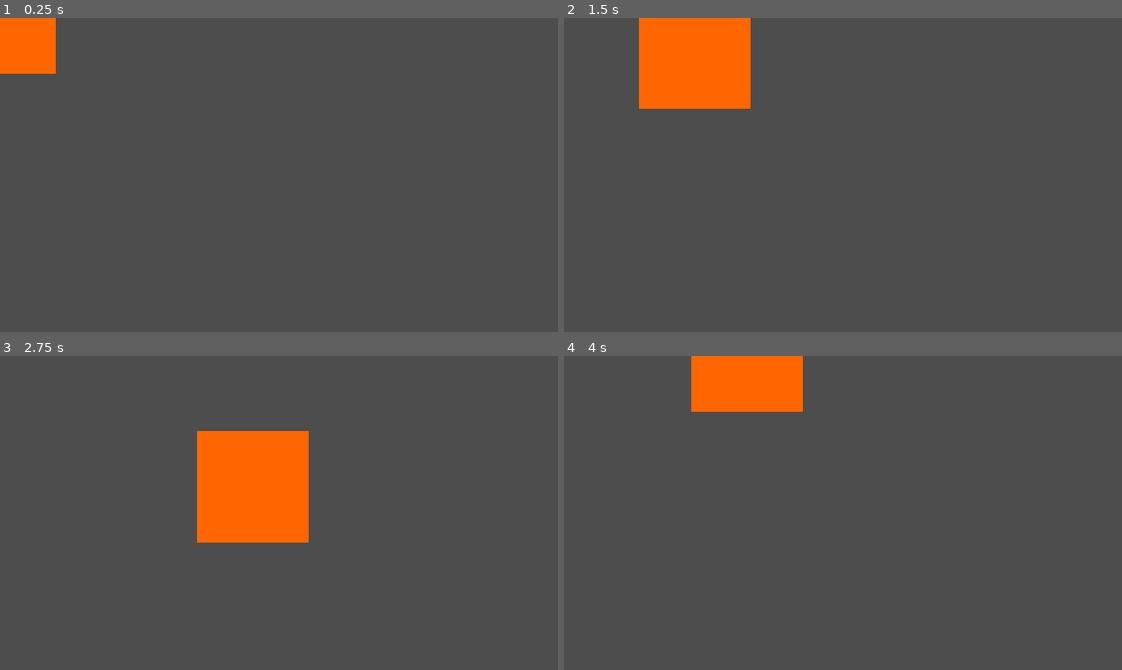
Above: before the commit, frames 1-4 (two rows, left to right).
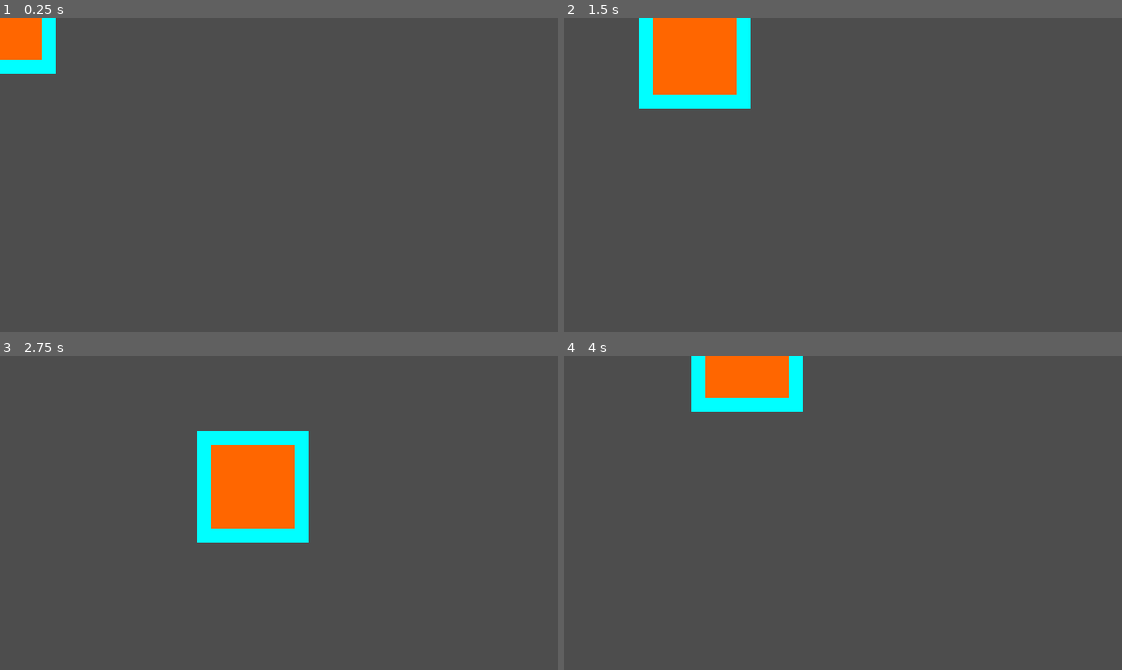
Above: after the commit, the same moments.

Repository: thejoshyee/sarimanok-game
Game: Godot game, scene res://weapons/tests/weapon_manager_test.tscn
The game is run twice, just before and just after one commit, with the same random seed, the same clock (stepped at 60 frames per second) and the same inputs. This scene is started directly instead of the project's main scene.
Inputs:
- Up to frame 1 (0.25 s): no input
- Up to frame 2 (1.5 s): tap Enter (ui_accept) at 0.5, 0.77 s; hold Right (move_right) 0.53-1.28 s; hold 1 0.53-1.28 s; tap 2 at 0.8, 1.35 s; hold S (move_down) from 1.28 s (still down)
- Up to frame 3 (2.75 s): tap Enter (ui_accept) at 1.52 s; tap R at 1.55, 2.1 s; release S (move_down) at 2.03 s; hold Right (move_right) from 2.03 s (still down); hold 1 from 2.03 s (still down)
- Up to frame 4 (4 s): release Right (move_right) at 2.78 s; release 1 at 2.78 s; hold Up (move_up) 2.78-3.53 s; tap 1 at 2.85 s; tap Enter (ui_accept) at 3.02, 3.77 s; tap 2 at 3.05 s; hold A (move_left) from 3.53 s (still down); hold 2 from 3.53 s (still down); tap R at 3.8 s

The runs differ from the first frame. In frame 1, 0.8% of the frame differs, in the area x 0-10%, y 0-18%; in frame 2, 2.1%; in frame 3, 3.1%, in the area x 35-56%, y 23-60%; in frame 4, 1.6%.

Commit message:
feat(weapons): complete AOE weapon integration with test scene and bug fixes

Diff:
--- /dev/null
+++ b/game/scenes/tests/aoe_weapon_test.tscn
@@ -0,0 +1,11 @@
+[gd_scene format=3 uid="uid://cru3yf1ys3qpa"]
+
+[ext_resource type="Script" uid="uid://bsmq7c8jkexhy" path="res://scripts/tests/aoe_weapon_test.gd" id="1_hn8us"]
+[ext_resource type="PackedScene" uid="uid://cpkbwqsncisvf" path="res://scenes/player/player.tscn" id="2_et60n"]
+
+[node name="AOEWeaponTest" type="Node2D" unique_id=1803364470]
+script = ExtResource("1_hn8us")
+
+[node name="SarimanokPlayer" parent="." unique_id=104211995 instance=ExtResource("2_et60n")]
+
+[node name="Camera2D" type="Camera2D" parent="." unique_id=1050198999]
--- /dev/null
+++ b/game/scripts/tests/aoe_weapon_test.gd
@@ -0,0 +1,100 @@
+extends Node2D
+
+# === REFERENCES ===
+# We'll get the player node from the scene tree (we'll add it to the scene later)
+@onready var player: CharacterBody2D = $SarimanokPlayer
+# WeaponManager is a child of Player (already set up in player.tscn)
+@onready var weapon_manager: WeaponManager = $SarimanokPlayer/WeaponManager
+
+# === WEAPON DATA ===
+# Preload the .tres resources so we can add weapons at runtime
+var wing_slap_data: WeaponData = preload("res://weapons/data/wing_slap.tres")
+var flame_wing_data: WeaponData = preload("res://weapons/data/flame_wing.tres")
+
+# === TEST ENEMY SCENE ===
+# We'll spawn these at known distances to test AOE radius
+var test_enemy_scene: PackedScene = preload("res://scenes/enemies/test_enemy.tscn")
+
+# Track spawned enemies so we can clean them up and respawn
+var spawned_enemies: Array = []
+
+func _ready() -> void:
+	# Add both AOE weapons to the player's WeaponManager
+	# add_weapon() handles instantiation and slotting automatically
+	weapon_manager.add_weapon(wing_slap_data)
+	weapon_manager.add_weapon(flame_wing_data)
+	print("[TEST] Added Wing Slap and Flame Wing weapons")
+
+	# Spawn enemies at known distances so we can verify AOE radius
+	_spawn_test_enemies()
+
+	# Print controls so we know what keys do what
+	print("[TEST] Controls:")
+	print("  1 = Upgrade Wing Slap")
+	print("  2 = Upgrade Flame Wing")
+	print("  R = Respawn enemies")
+
+	# Make weapon visuals semi-transparent so we can see enemies through them
+	for slot_index in range(weapon_manager.MAX_WEAPONS):
+		var weapon = weapon_manager.weapon_slots[slot_index]
+		if weapon and weapon is AOECircleWeapon:
+			weapon.placeholder.modulate.a = 0.3
+
+
+
+func _spawn_test_enemies() -> void:
+	# Distances chosen to test AOE boundaries clearly:
+	# 40px = inside both weapons (Flame Wing 48, Wing Slap 64)
+	# 70px = inside Wing Slap only (edge at 54 < 64, but > 48)
+	# 100px = outside both (edge at 84 > 64)
+	var distances := [40.0, 70.0, 100.0]
+	var directions := [Vector2.UP, Vector2.DOWN, Vector2.LEFT, Vector2.RIGHT]
+
+	for dist in distances:
+		for dir in directions:
+			var enemy = test_enemy_scene.instantiate()
+			enemy.position = player.position + (dir * dist)
+			enemy.speed = 0.0
+			# High HP so enemies survive multiple hits -- lets us observe the pattern
+			enemy.base_max_hp = 999
+			enemy.hp = 999
+			add_child(enemy)
+			enemy.on_spawn()
+			spawned_enemies.append(enemy)
+
+	print("[TEST] Spawned %d enemies at distances 40/70/100px" % spawned_enemies.size())
+
+
+
+# _unhandled_input fires for any key NOT consumed by the UI system
+# _unhandled_input instead of _input: avoids conflicts if UI elements exist
+func _unhandled_input(event: InputEvent) -> void:
+	if event is InputEventKey and event.pressed:
+		match event.keycode:
+			KEY_1:
+				# Upgrade Wing Slap through levels 1→2→3→4→5
+				weapon_manager.upgrade_weapon("wing_slap")
+				var w = weapon_manager.get_weapon_by_id("wing_slap")
+				if w:
+					print("[TEST] Wing Slap upgraded to level %d (dmg: %d)" % [w.level, w.damage])
+			KEY_2:
+				# Upgrade Flame Wing through levels 1→2→3→4→5
+				weapon_manager.upgrade_weapon("flame_wing")
+				var w = weapon_manager.get_weapon_by_id("flame_wing")
+				if w:
+					print("[TEST] Flame Wing upgraded to level %d (dmg: %d)" % [w.level, w.damage])
+			KEY_R:
+				# Clear dead/existing enemies and spawn fresh ones
+				_respawn_enemies()
+
+
+func _respawn_enemies() -> void:
+	# Remove all existing test enemies from the scene
+	for enemy in spawned_enemies:
+		if is_instance_valid(enemy):
+			enemy.queue_free()
+	spawned_enemies.clear()
+
+	# Spawn fresh enemies at the same distances
+	_spawn_test_enemies()
+	print("[TEST] Enemies respawned!")
--- a/game/weapons/scripts/aoe_circle_weapon.gd
+++ b/game/weapons/scripts/aoe_circle_weapon.gd
@@ -18,10 +18,6 @@
 func _ready() -> void:
 	# Call parent _ready() first - sets up cooldown timer and validates weapon_data
 	super._ready()
-
-	# Set the collision shape's radius to match our base_radius export
-	# The CircleShape2D we created in editor needs to sync with our code value
-	_update_radius(base_radius)
 
 
 # Updates the collision circle to match the given radius
Not shown, added: game/scripts/tests/aoe_weapon_test.gd.uid
Not shown, changed: .taskmaster/tasks/tasks.json
